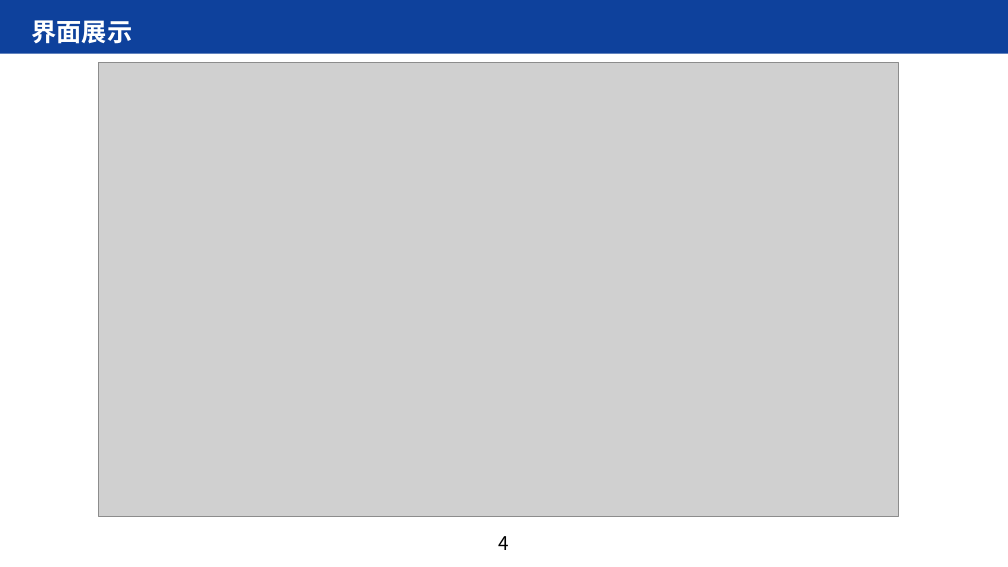
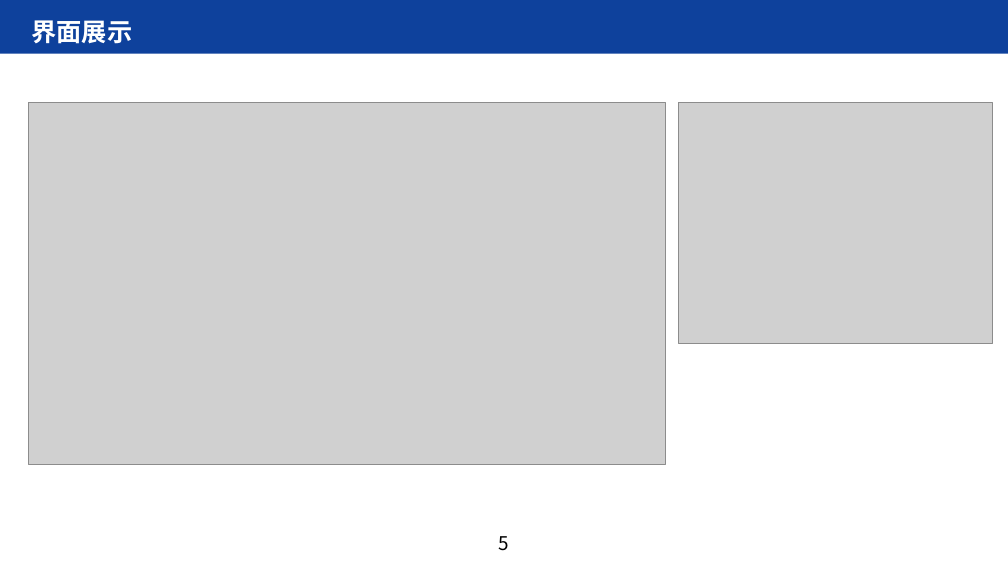
Before and after one commit to shulva/shulva-learning, a slide deck: slide 5 of mooc/hias-dip/midterm/12组汇报ppt.pptx (slide 4 before the commit). Drawn at 1008x567 pixels with LibreOffice and Linux fonts; fonts in the diff are those of the drawing; grey boxes stand for pictures; background and template pictures are left out. Boxes give left, top, right and bottom in pixels: in the first picture for what was removed or moved away, otherwise in the second. Text is boxed around its words. In the diff, an @@ line names an element or a change of style, - is before the commit and + after.

```diff
--- a/mooc/hias-dip/midterm/12组汇报ppt.pptx
+++ b/mooc/hias-dip/midterm/12组汇报ppt.pptx
@@ picture: place and size @@
-picture at [98, 62, 898, 516]
+picture at [29, 103, 665, 464]
@@ picture added at [679, 103, 993, 343] @@
@@ page number at [499, 536, 509, 551]: text changed @@
-4
+5
```
Also in this commit, not shown: 2 other slides changed, 3 slides added.
